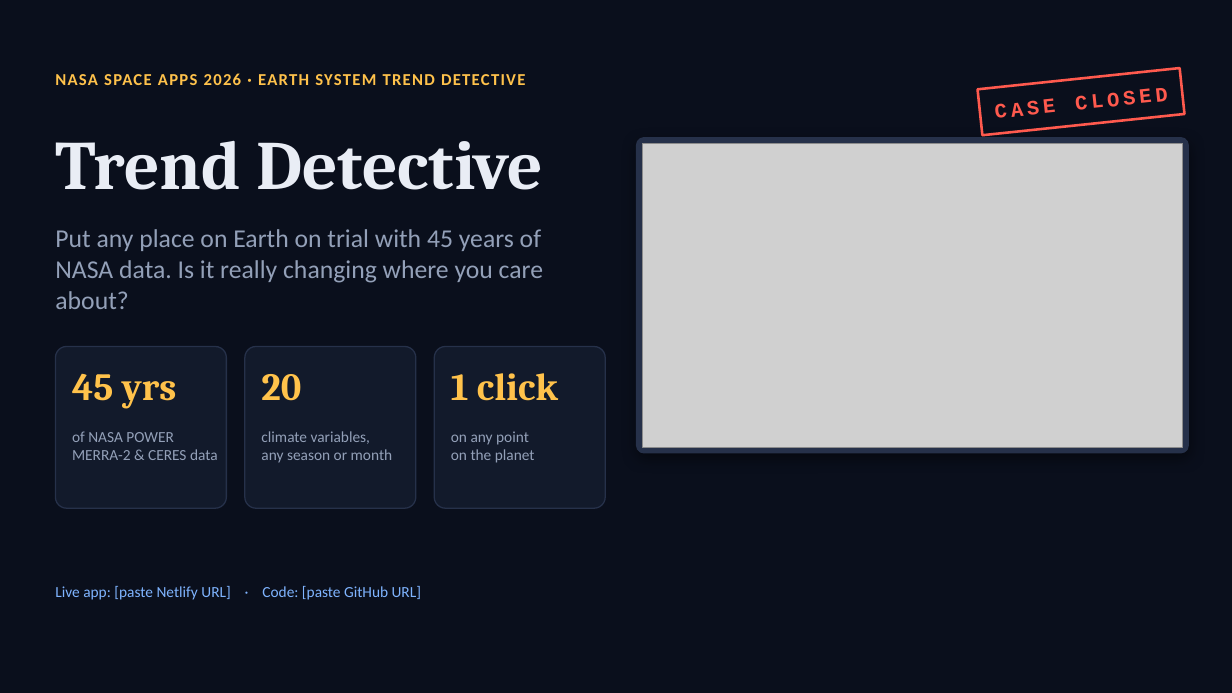
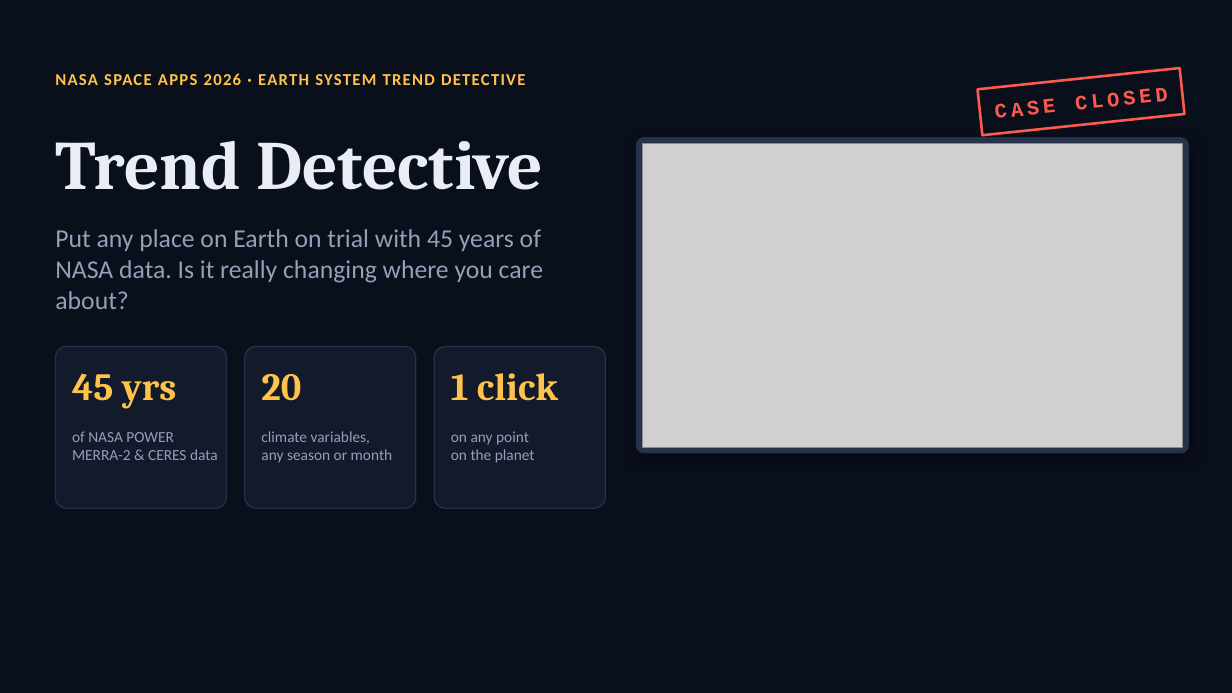
Before and after one commit to priyadharshini1711/trend-detective, a slide deck: slide 1 of docs/Trend-Detective-Presentation.pptx. Drawn at 1232x693 pixels with LibreOffice and Linux fonts; fonts in the diff are those of the drawing; grey boxes stand for pictures. Boxes give left, top, right and bottom in pixels: in the first picture for what was removed or moved away, otherwise in the second. Text is boxed around its words. In the diff, an @@ line names an element or a change of style, - is before the commit and + after.

Commit message:
updated the live links

```diff
--- a/docs/Trend-Detective-Presentation.pptx
+++ b/docs/Trend-Detective-Presentation.pptx
@@ text removed at [55, 586, 421, 600] @@
-Live app: [paste Netlify URL] · Code: [paste GitHub URL]
```
Also in this commit, not shown: 1 other slide changed, 4 other files.
